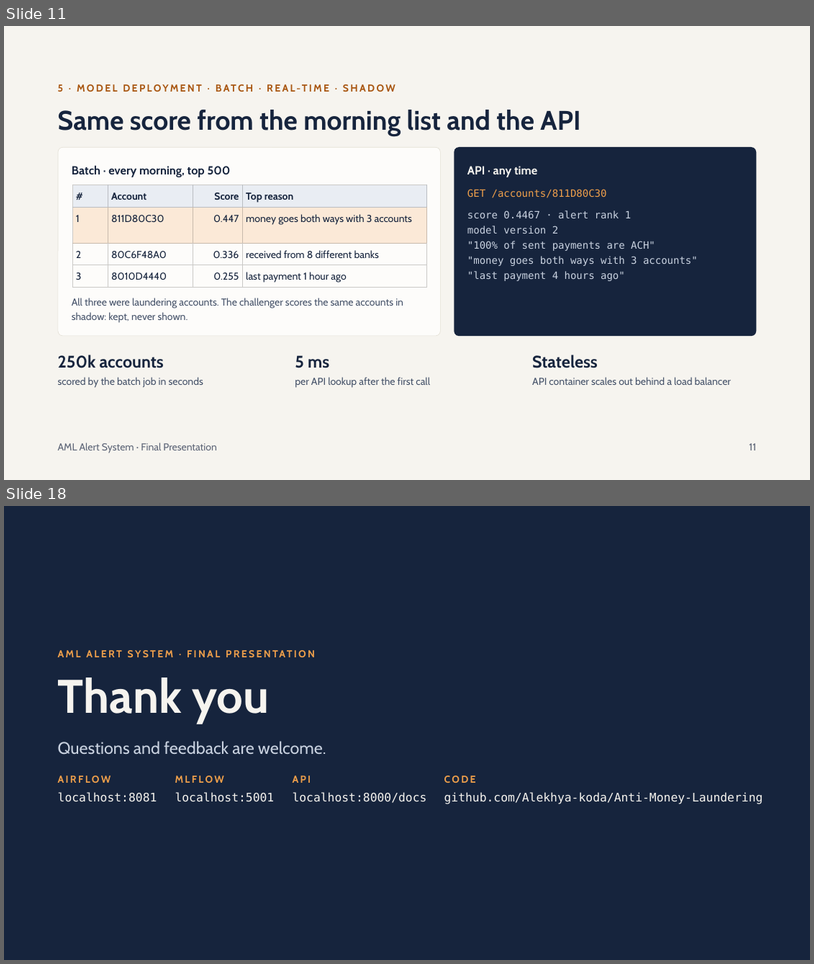
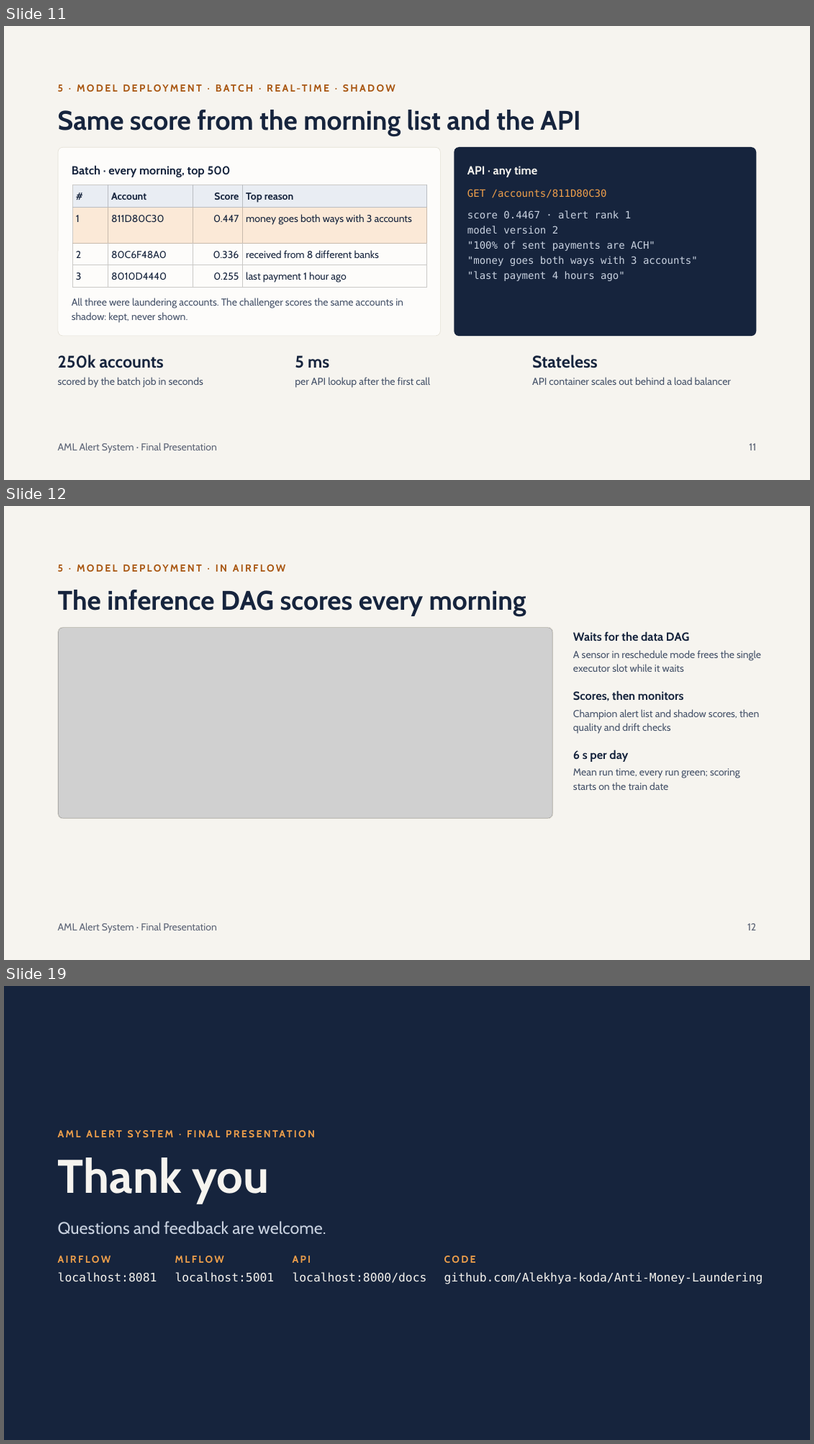
Before and after one commit to Alekhya-koda/Anti-Money-Laundering, a slide deck: reports/AML Alert System Final Presentation.pptx. Shown one above the other, each under a label of ours: slides 11 and 18 before the commit, slides 11, 12 and 19 after it; the slides between them are not shown. The pictures are 814x964 and 814x1444 pixels, drawn with LibreOffice and Linux fonts; fonts in the diff are those of the drawing; grey boxes stand for pictures. Boxes give left, top, right and bottom in pixels: in the first picture for what was removed or moved away, otherwise in the second. Text is boxed around its words. In the diff, an @@ line names an element or a change of style, - is before the commit and + after.

```diff
--- a/reports/AML Alert System Final Presentation.pptx
+++ b/reports/AML Alert System Final Presentation.pptx
@@ slide 12 added at [4,506,810,960], background #F6F4EF @@
@@ text added at [58,564,286,572], 12 pt, text #A8550F, bold @@
+5 · MODEL DEPLOYMENT · IN AIRFLOW
@@ title added at [58,590,527,615], 32 pt, text #16243D, bold @@
+The inference DAG scores every morning
@@ rounded rectangle added at [58,627,553,818], fill #FFFFFF @@
@@ rounded rectangle added at [58,627,553,818], outline #E3DFD4 0.5 pt @@
@@ picture added at [59,628,553,818] @@
@@ text added at [574,631,690,641], 14 pt, text #16243D, bold @@
+Waits for the data DAG
@@ text added at [574,650,761,672], 12 pt, text #46536A @@
+A sensor in reschedule mode frees the single executor slot while it waits
@@ text added at [574,690,684,701], 14 pt, text #16243D, bold @@
+Scores, then monitors
@@ text added at [574,709,759,734], 12 pt, text #46536A @@
+Champion alert list and shadow scores, then quality and drift checks
@@ text added at [574,749,628,762], 14 pt, text #16243D, bold @@
+6 s per day
@@ text added at [574,768,741,790], 12 pt, text #46536A @@
+Mean run time, every run green; scoring starts on the train date
@@ text added at [58,922,216,933], 12 pt, text #5D6577 @@
+AML Alert System · Final Presentation
@@ text added at [748,923,756,930], 12 pt, text #5D6577 @@
+12
@@ what was slide 18 is now slide 19 @@
```
Also in this commit, not shown: 7 slides changed, 19 other files.
